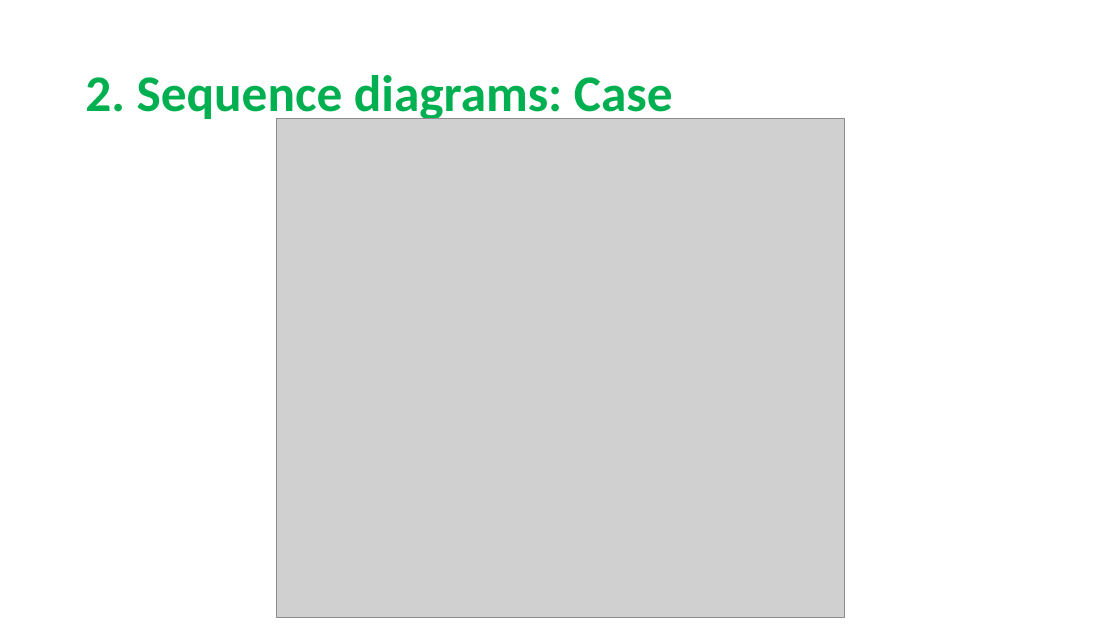
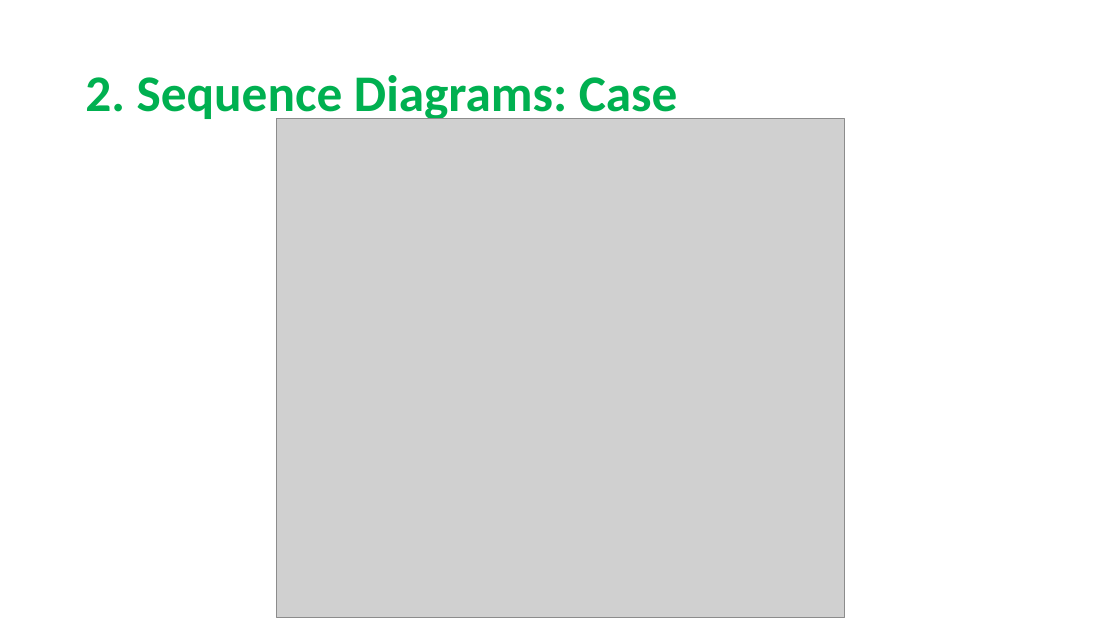
Before and after one commit to sarahmele/ch.bfh.btx8081.w2015.green, a slide deck: slide 6 of doc/task07/unterlagen_task7/Task7.pptx (slide 5 before the commit). Drawn at 1120x630 pixels with LibreOffice and Linux fonts; fonts in the diff are those of the drawing; grey boxes stand for pictures. Boxes give left, top, right and bottom in pixels: in the first picture for what was removed or moved away, otherwise in the second. Text is boxed around its words. In the diff, an @@ line names an element or a change of style, - is before the commit and + after.

```diff
--- a/doc/task07/unterlagen_task7/Task7.pptx
+++ b/doc/task07/unterlagen_task7/Task7.pptx
@@ title at box(85, 75, 678, 123): text changed @@
-2. Sequence diagrams: Case
+2. Sequence Diagrams: Case
```
Also in this commit, not shown: 6 other slides changed, 2 slides added, 1 slide removed, 4 other files.
